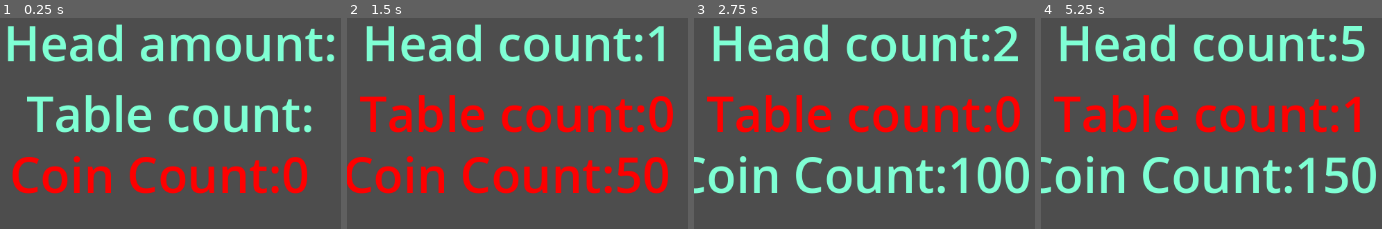
Above: before the commit, frames 1-4 (left to right).
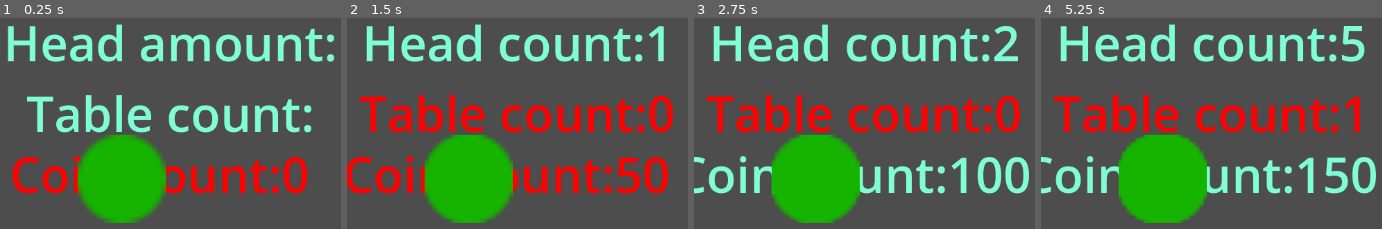
Above: after the commit, the same moments.

Repository: barrettab456/Event-Simulation
Game: Godot game, scene res://main.tscn
The game is run twice, just before and just after one commit, with the same random seed, the same clock (stepped at 60 frames per second) and the same inputs.
Inputs (mouse positions are in pixels of both pictures, inside the frame that each line leads up to):
- Up to frame 1 (0.25 s): no input
- Up to frame 2 (1.5 s): tap Enter (add_table) at 0.5 s; move the mouse to (outside the picture) at 0.52 s; hold Space (add_person) 0.53-1.25 s; click (outside the picture) at 0.67 s; drag from (outside the picture) to (outside the picture) at 1.27 s
- Up to frame 3 (2.75 s): tap Enter (add_table) at 2 s; move the mouse to (outside the picture) at 2.02 s; hold Enter (add_table) from 2.03 s (still down); click (outside the picture) at 2.17 s; tap Space (add_person) at 2.3 s
- Up to frame 4 (5.25 s): release Enter (add_table) at 2.75 s; tap Space (add_person) at 2.75 s; drag from (outside the picture) to (1201, 157) at 2.77 s; tap Enter (add_table) at 3.5 s; move the mouse to (outside the picture) at 3.52 s; hold Space (add_person) 3.53-4.25 s; tap Alt at 3.6 s; click (outside the picture) at 3.67 s; drag from (1201, 157) to (1320, 112) at 4.27 s; move the mouse to (outside the picture) at 5.02 s; hold Space (add_person) from 5.03 s (still down); click (outside the picture) at 5.17 s

The runs differ from the first frame. In frame 1, 9.0% of the frame differs, in the area x 22-49%, y 55-98%; in frame 2, 9.2%; in frame 3, 9.3%; in frame 4, 9.5%.

Commit message:
confuese on gui guests

Diff:
--- a/guest.gd
+++ b/guest.gd
@@ -2,3 +2,5 @@
 var satisfaction = 50
 var is_seated = false
 var ticket_price = 50
+
+#@onready var circle = $circle
--- a/guest.tscn
+++ b/guest.tscn
@@ -1,6 +1,16 @@
-[gd_scene load_steps=2 format=3 uid="uid://bcdh18lcrrl1s"]
+[gd_scene load_steps=3 format=3 uid="uid://bcdh18lcrrl1s"]
 
-[ext_resource type="Script" uid="uid://ggba6tammjjl" path="res://guest.gd" id="1_phlap"]
+[ext_resource type="Script" uid="uid://ggba6tammjjl" path="res://guest.gd" id="1_286r3"]
+[ext_resource type="Texture2D" uid="uid://bvrnfjkcmpr8s" path="res://addons/gut/images/green.png" id="2_flo8d"]
 
 [node name="guest" type="Node2D"]
-script = ExtResource("1_phlap")
+script = ExtResource("1_286r3")
+
+[node name="Sprite2D" type="Sprite2D" parent="."]
+
+[node name="circle" type="TextureRect" parent="."]
+offset_left = 112.0
+offset_top = 193.0
+offset_right = 239.0
+offset_bottom = 320.0
+texture = ExtResource("2_flo8d")
--- a/main.gd
+++ b/main.gd
@@ -33,6 +33,8 @@
 
 	guests += 1
 	coins += guest.ticket_price
+
+	#$UI/guest_circls.add_child(guest.circle)
 
 	seat_guest_at_table(guest)
 	sufficient_funds()
